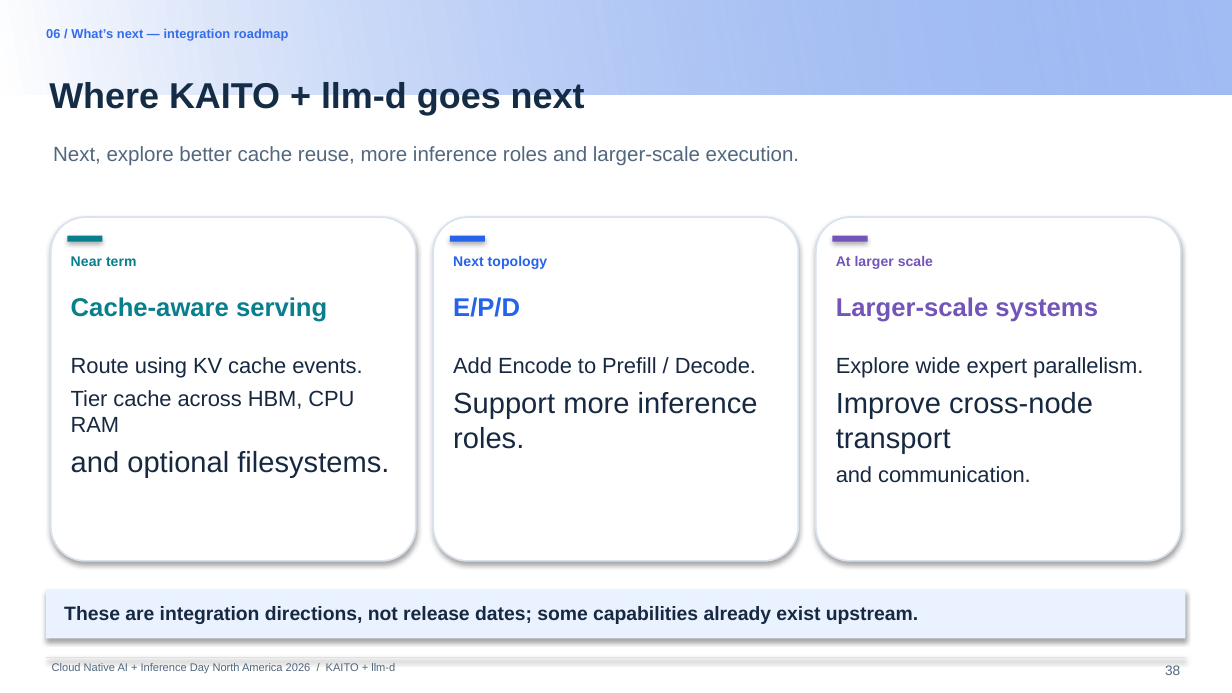
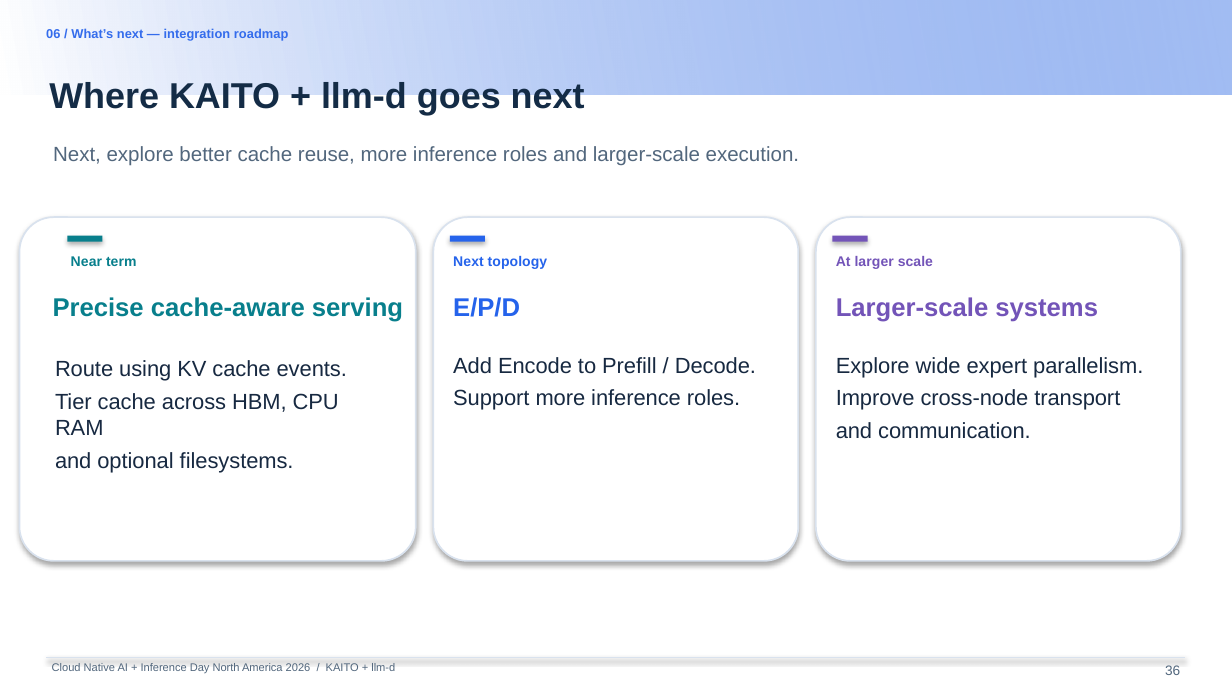
Before and after one commit to andyzhangx/demo, a slide deck: slide 36 of llm/pd-disaggregation/kubecon-na-2026-pd-disaggregation-kaito-llmd.pptx (slide 38 before the commit). Drawn at 1232x693 pixels with LibreOffice and Linux fonts; fonts in the diff are those of the drawing; background and template pictures are left out. Boxes give left, top, right and bottom in pixels: in the first picture for what was removed or moved away, otherwise in the second. Text is boxed around its words. In the diff, an @@ line names an element or a change of style, - is before the commit and + after.

```diff
--- a/llm/pd-disaggregation/kubecon-na-2026-pd-disaggregation-kaito-llmd.pptx
+++ b/llm/pd-disaggregation/kubecon-na-2026-pd-disaggregation-kaito-llmd.pptx
@@ rounded rectangle: place and size @@
-rounded rectangle at (51,217,415,561)
+rounded rectangle at (20,217,416,561)
@@ text at (53,297,403,322): text changed @@
-Cache-aware serving
+Precise cache-aware serving
@@ text "Route using KV cache events.": place and size @@
-text "Route using KV cache events." at (71,357,389,477)
+text "Route using KV cache events." at (55,360,347,472)
@@ text at (453,389,740,410): size 17 to 12.8 pt in "Support more inference roles." @@
@@ text at (836,389,1120,410): size 17 to 12.8 pt in "Improve cross-node transport" @@
@@ text at (55,452,294,472): size 17 to 12.8 pt in "and optional filesystems." @@
@@ rectangle removed at (47,590,1186,639) @@
@@ text removed at (64,606,918,624) @@
-These are integration directions, not release dates; some capabilities already exist upstream.
```
Also in this commit, not shown: 16 other slides changed, 3 slides added, 1 slide removed.
